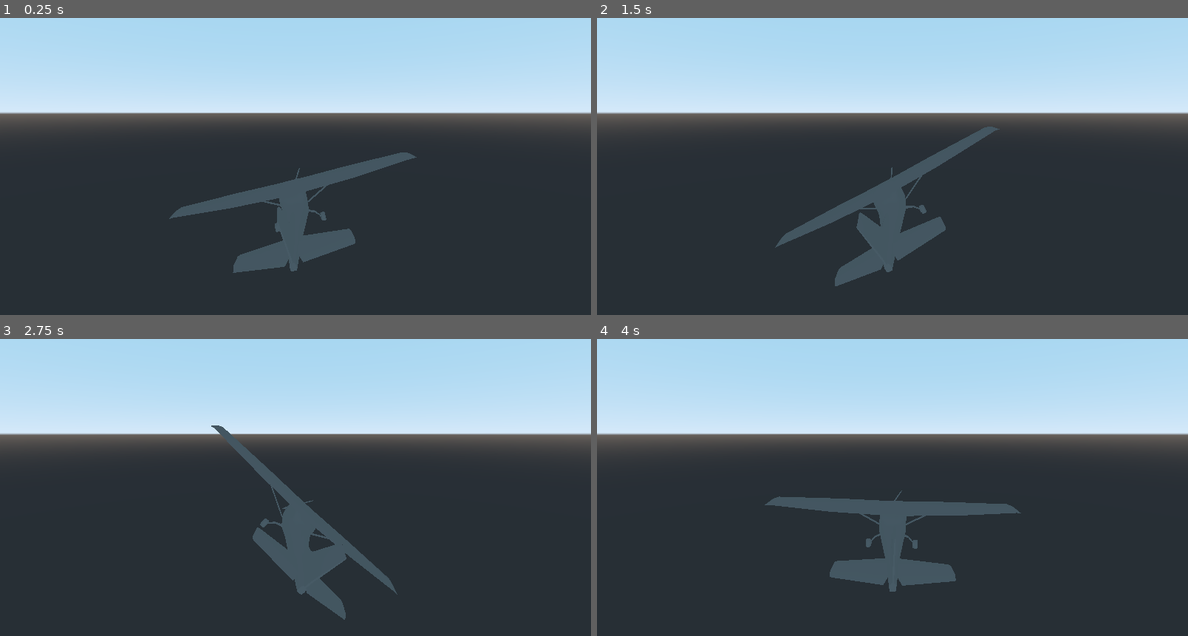
Above: before the commit, frames 1-4 (two rows, left to right).
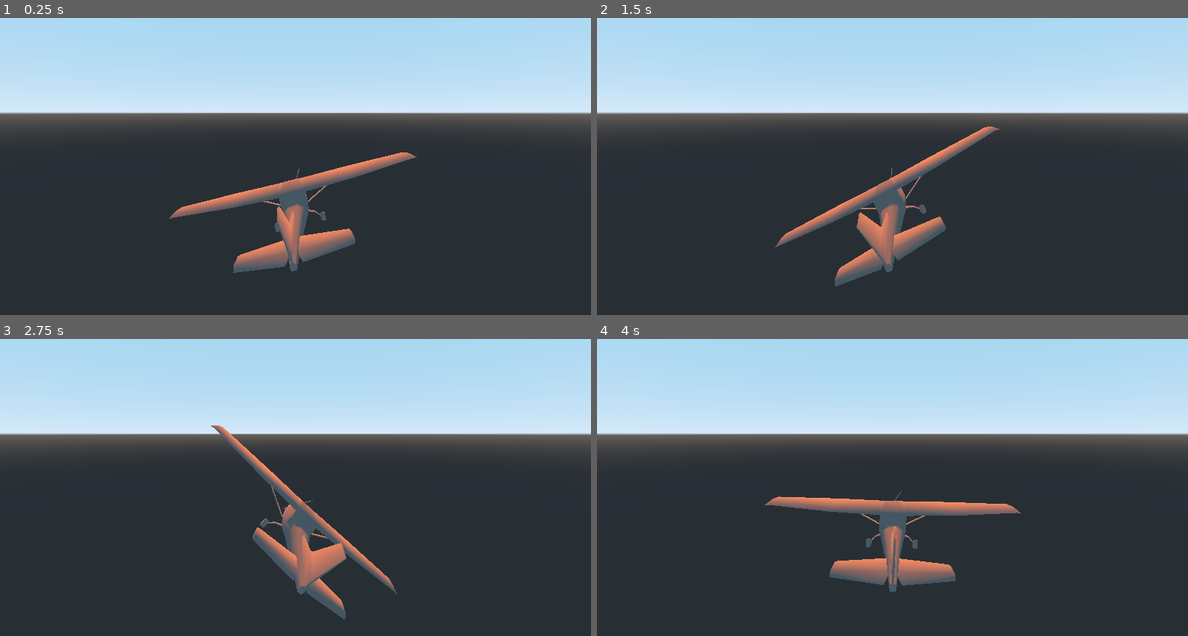
Above: after the commit, the same moments.

Repository: RichoM/SunsetFlight
Game: Godot game, scene res://main.tscn
The game is run twice, just before and just after one commit, with the same random seed, the same clock (stepped at 60 frames per second) and the same inputs.
Inputs:
- Up to frame 1 (0.25 s): no input
- Up to frame 2 (1.5 s): no input
- Up to frame 3 (2.75 s): no input
- Up to frame 4 (4 s): no input

The runs differ from the first frame. In frame 1, 3.1% of the frame differs, in the area x 28-71%, y 45-85%; in frame 2, 2.9%; in frame 3, 2.5%; in frame 4, 3.1%, in the area x 28-72%, y 52-83%.

Commit message:
Added directional light

Diff:
--- a/main.tscn
+++ b/main.tscn
@@ -8,3 +8,10 @@
 
 [node name="Camera" type="Camera" parent="."]
 transform = Transform( -1, 0, 3.25841e-07, 3.82986e-08, 0.993068, 0.117537, -3.23583e-07, 0.117537, -0.993068, 0, 0.0473712, -0.134703 )
+
+[node name="DirectionalLight" type="DirectionalLight" parent="."]
+transform = Transform( 1, 0, 0, 0, 0.979491, 0.201488, 0, -0.201488, 0.979491, 0, 1.37825, 0.78892 )
+light_color = Color( 1, 0.470588, 0, 1 )
+light_energy = 5.06
+light_specular = 1.0
+directional_shadow_mode = 0
